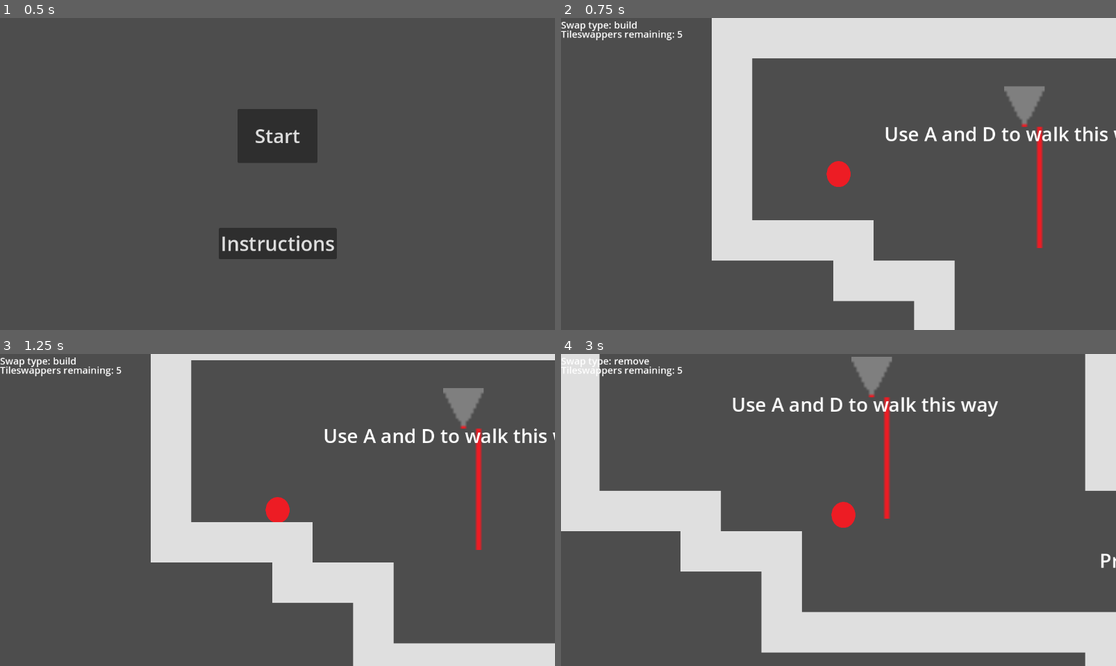
Above: before the commit, frames 1-4 (two rows, left to right).
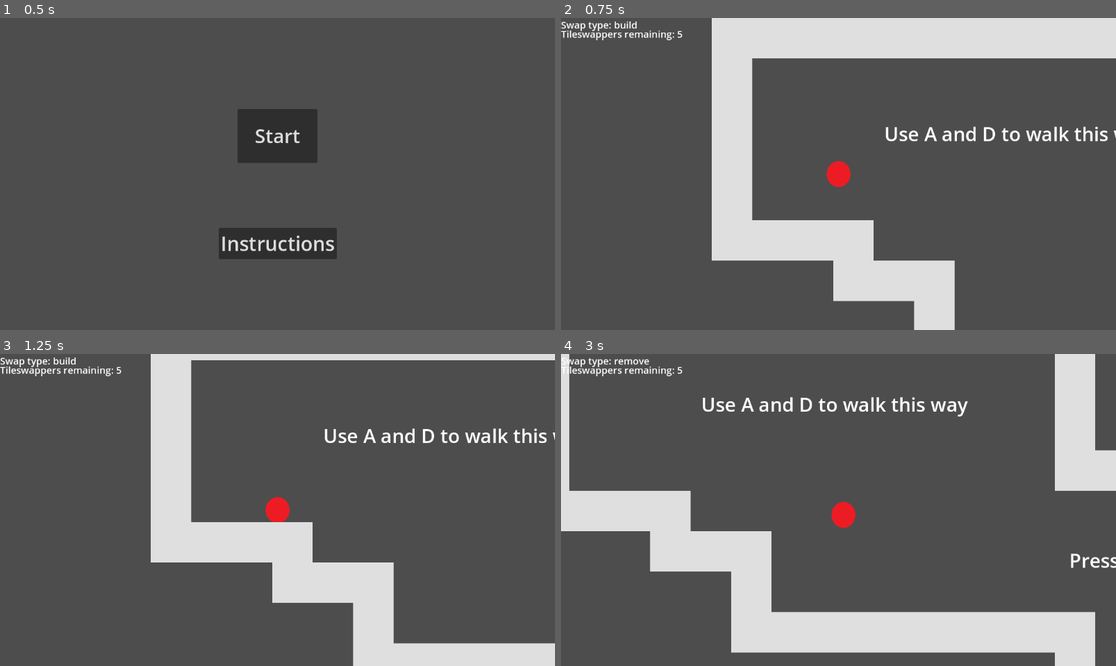
Above: after the commit, the same moments.

Repository: SomeFamousPerson/major-project
Game: Godot game, scene res://main.tscn
The game is run twice, just before and just after one commit, with the same random seed, the same clock (stepped at 60 frames per second) and the same inputs.
Inputs (mouse positions are in pixels of both pictures, inside the frame that each line leads up to):
- Up to frame 1 (0.5 s): no input
- Up to frame 2 (0.75 s): click "Start" at 0.5 s
- Up to frame 3 (1.25 s): no input
- Up to frame 4 (3 s): tap Space (jump) at 1.25, 1.52, 2, 2.27, 2.75 s; move the mouse to (960, 494) at 1.27 s; hold D (right) 1.28-2.78 s; click (960, 494) at 1.35 s; move the mouse to (727, 525) at 2.02 s; tap G (swap type) at 2.1 s; move the mouse to (894, 441) at 2.77 s; hold A (left) from 2.78 s (still down); click (894, 441) at 2.85 s

Frame 1 is identical in both runs. In frame 2, 1.0% of the frame differs, in the area x 79-88%, y 21-74%; in frame 3, 1.0%; in frame 4, 14%, in the area x 1-100%, y 0-100%.

Commit message:
FINALLY FIXED A PROBLEM WITH LASER I HAVE SPENT OVER 10 TOTAL HOURS ON

Diff:
--- a/laser_shooter.gd
+++ b/laser_shooter.gd
@@ -17,16 +17,19 @@
 	world =  %TileMap
 	#gets the tilemap grid position of the square the laser shooter is in
 	for i in RANGE-1:
-			cell = Vector2i(position-Vector2((i+1)*14,0))/world.tile_set.tile_size/Vector2i(world.scale)
-#			print(cell)
+			#sets cell to the laser shooters position, plus modifiers that make it scale to the world correctly
+			cell = Vector2i(position)/world.tile_set.tile_size/Vector2i(world.scale)
+			cell += Vector2i(0, i+1)
+			print(cell)
 			var atlas = Vector2i(world.get_cell_atlas_coords(0, cell))
 			#print(atlas)
 			if atlas != Vector2i(0,4):
 				var new_laser = laser.instantiate()
-				new_laser.position = cell+Vector2i(-1,(i+1)*16)
+				new_laser.position = cell+Vector2i(-10,(i+1)*16)
 				$laserbeams.add_child(new_laser)
 			else:
 				print("no child")
+				break
 
 				#var new_node2d = Node2D.new()
 				#add_child(new_node2d)
--- a/levels/level_1.tscn
+++ b/levels/level_1.tscn
@@ -6,7 +6,6 @@
 [ext_resource type="PackedScene" uid="uid://yw1d3y0gt707" path="res://flag.tscn" id="5_5s5ny"]
 [ext_resource type="PackedScene" uid="uid://bucmbqkxdvbi2" path="res://death.tscn" id="5_gt5wd"]
 [ext_resource type="Texture2D" uid="uid://c4cwlatq03io3" path="res://assets/arrow.png" id="6_mt633"]
-[ext_resource type="PackedScene" uid="uid://bs04mm0fa6edf" path="res://laser_shooter.tscn" id="7_ipk4q"]
 
 [sub_resource type="TileSetAtlasSource" id="TileSetAtlasSource_7ouhf"]
 texture = ExtResource("1_tqte0")
@@ -160,6 +159,3 @@
 [node name="death3" parent="." instance=ExtResource("5_gt5wd")]
 position = Vector2(3829, 1890)
 scale = Vector2(94.3755, 0.714538)
-
-[node name="laser_shooter" parent="." instance=ExtResource("7_ipk4q")]
-position = Vector2(649, 16)
Not shown: 1 places in levels/level_1.tscn that only renumber resources
